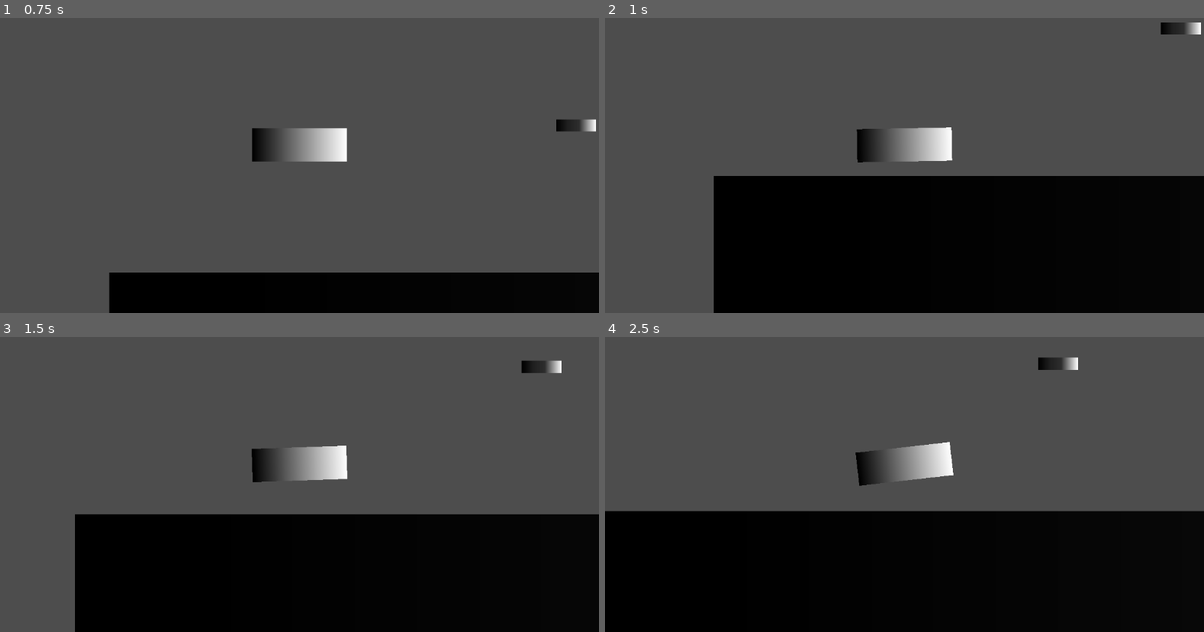
Above: before the commit, frames 1-4 (two rows, left to right).
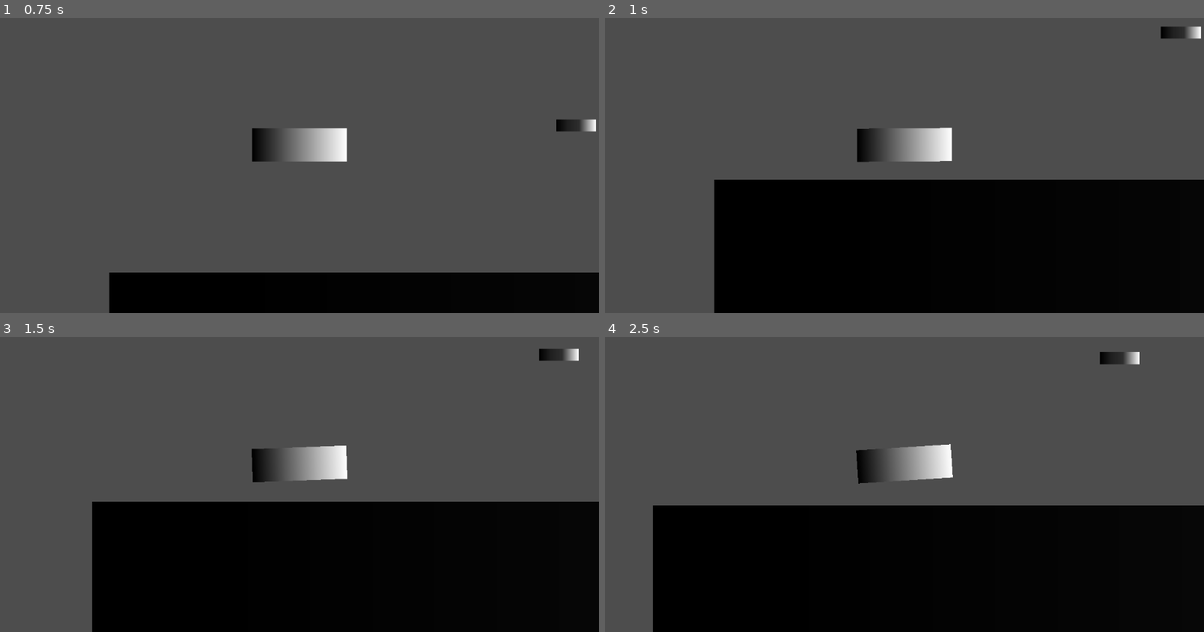
Above: after the commit, the same moments.

Repository: pmarkee/cargaem_demo
Game: Godot game, scene res://main.tscn
Two runs of this game, one before a commit and one after it. Both use one fixed random seed, a clock stepped at 60 frames per second and the inputs below.
Inputs:
- Up to frame 1 (0.75 s): hold Right (ui_right) from 0.53 s (still down)
- Up to frame 2 (1 s): keep holding Right (ui_right); tap Space (ui_select) at 0.77 s
- Up to frame 3 (1.5 s): release Right (ui_right) at 1.28 s
- Up to frame 4 (2.5 s): tap Space (ui_select) at 1.52 s; hold Right (ui_right) from 2.03 s (still down)

Frame 1 is identical in both runs. In frame 2, 1.3% of the frame differs, in the area x 18-100%, y 1-100%; in frame 3, 5.3%; in frame 4, 5.8%, in the area x 0-100%, y 5-100%.

Commit message:
Add multi-raycast suspension, fine tune values
It's a bit more stable now except at high speeds

Diff:
--- a/Spring.gd
+++ b/Spring.gd
@@ -1,7 +1,7 @@
 extends Node2D
 
-@export var stiffness = 5000
-@export var damping = 500
+@export var stiffness = 1000
+@export var damping = 400
 @export var rest_distance = 100
 
 var offset = 0
--- a/vehicle.tscn
+++ b/vehicle.tscn
@@ -15,6 +15,9 @@
 script = ExtResource("1_nb3ov")
 
 [node name="Body" type="RigidBody2D" parent="."]
+mass = 2.0
+center_of_mass_mode = 1
+center_of_mass = Vector2(0, 5)
 
 [node name="CollisionShape2D" type="CollisionShape2D" parent="Body"]
 position = Vector2(-4.32134e-06, 0)
@@ -29,8 +32,32 @@
 [node name="RearSpring" parent="Body" instance=ExtResource("2_fqe1h")]
 position = Vector2(-70, 0)
 
+[node name="RearSpring2" parent="Body" instance=ExtResource("2_fqe1h")]
+position = Vector2(-76, 0)
+
+[node name="RearSpring3" parent="Body" instance=ExtResource("2_fqe1h")]
+position = Vector2(-82, 0)
+
+[node name="RearSpring4" parent="Body" instance=ExtResource("2_fqe1h")]
+position = Vector2(-64, 0)
+
+[node name="RearSpring5" parent="Body" instance=ExtResource("2_fqe1h")]
+position = Vector2(-58, 0)
+
 [node name="FrontSpring" parent="Body" instance=ExtResource("2_fqe1h")]
 position = Vector2(70, 0)
+
+[node name="FrontSpring2" parent="Body" instance=ExtResource("2_fqe1h")]
+position = Vector2(76, 0)
+
+[node name="FrontSpring3" parent="Body" instance=ExtResource("2_fqe1h")]
+position = Vector2(82, 0)
+
+[node name="FrontSpring4" parent="Body" instance=ExtResource("2_fqe1h")]
+position = Vector2(64, 0)
+
+[node name="FrontSpring5" parent="Body" instance=ExtResource("2_fqe1h")]
+position = Vector2(58, 0)
 
 [node name="GroundContactRayCast" type="RayCast2D" parent="Body"]
 target_position = Vector2(0, 100)
